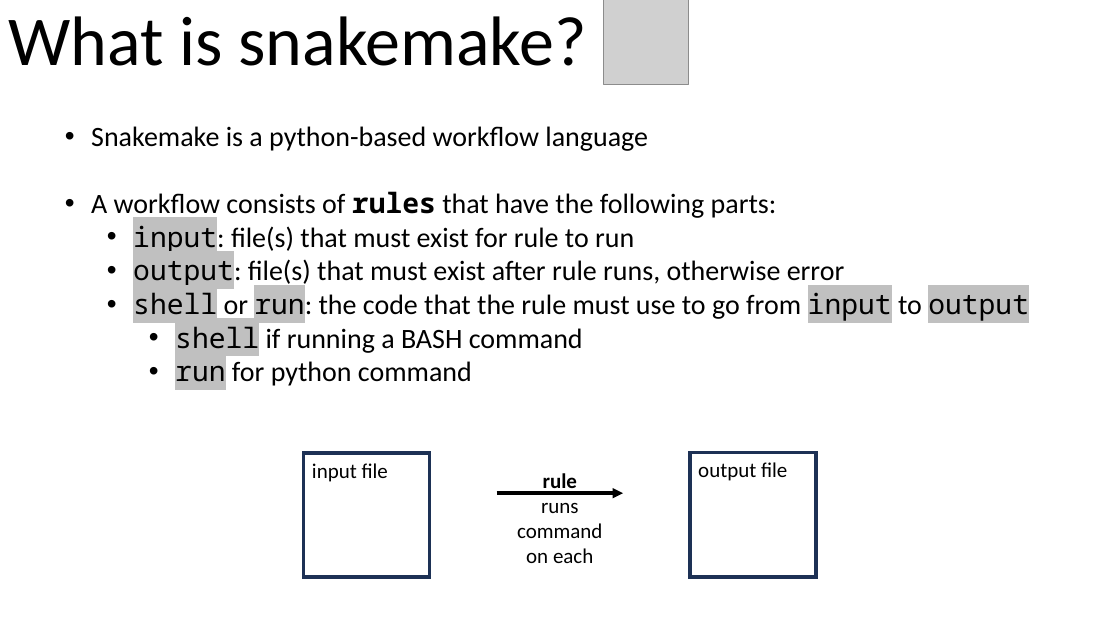
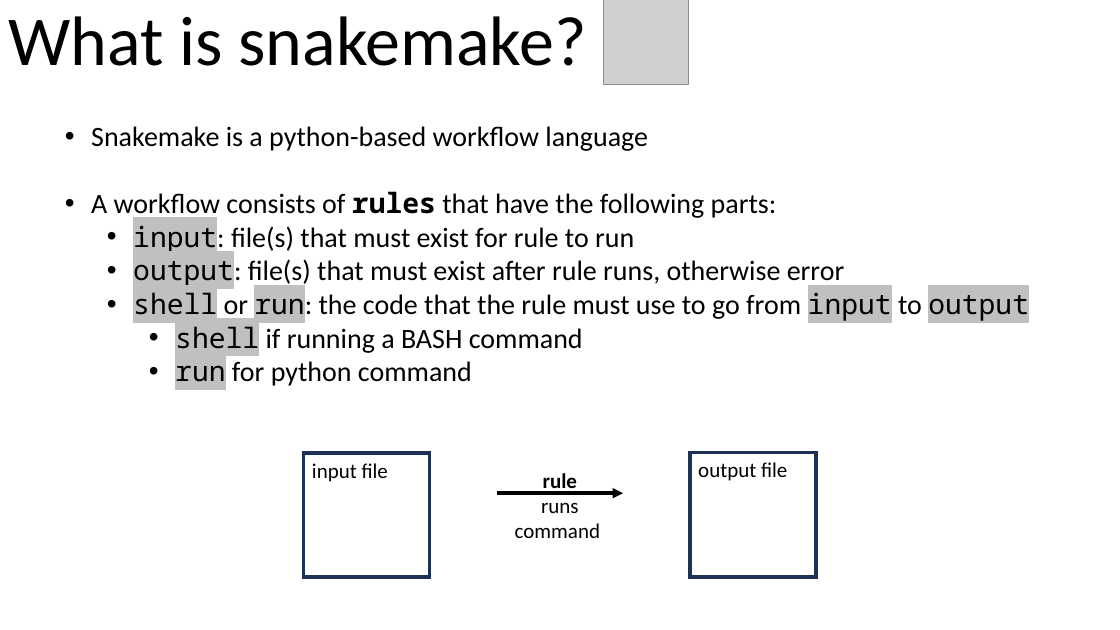
Before and after one commit to brian-arnold/intro_compbio_workflows_2024, a slide deck: slide 2 of slides/part2_snakemake.pptx. Drawn at 1120x630 pixels with LibreOffice and Linux fonts; fonts in the diff are those of the drawing; grey boxes stand for pictures. Boxes give left, top, right and bottom in pixels: in the first picture for what was removed or moved away, otherwise in the second. Text is boxed around its words. In the diff, an @@ line names an element or a change of style, - is before the commit and + after.

```diff
--- a/slides/part2_snakemake.pptx
+++ b/slides/part2_snakemake.pptx
@@ text at [515, 503, 600, 538]: text changed @@
-runs command on each
+runs command
```
Also in this commit, not shown: 2 other files.
